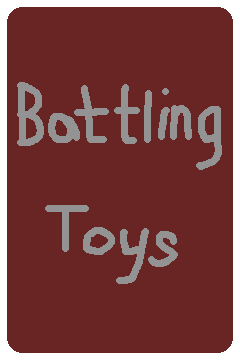
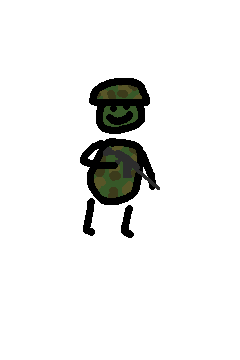
Two versions of the same layered image (240×360). Layer-by-layer changes:
showed group "Cards" (48 layers) over [12, 18, 227, 293]
showed group "Soldier" (5 layers) over [13, 18, 227, 290]
hid group "Base" (7 layers) over [7, 7, 233, 353]